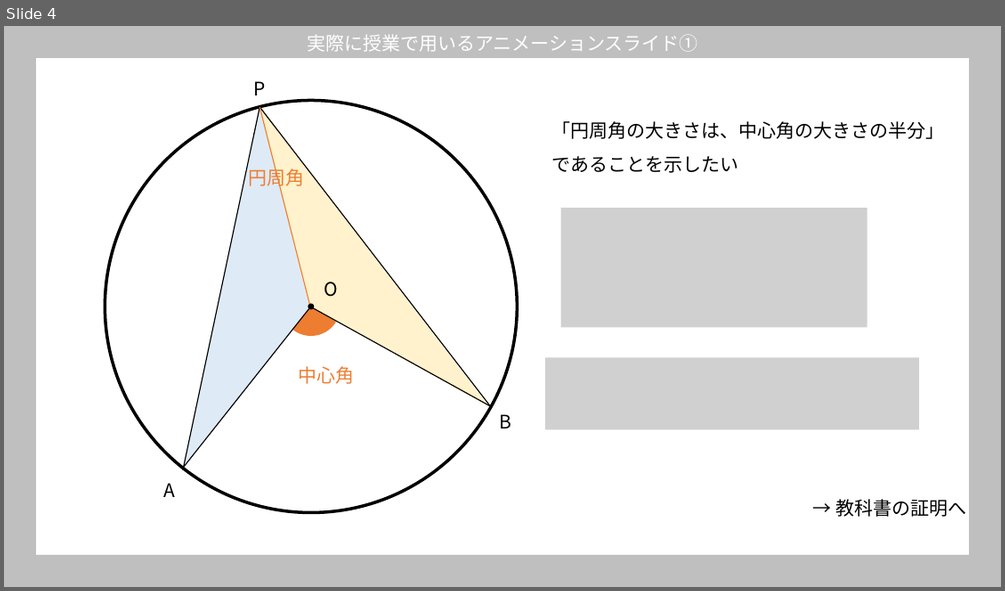
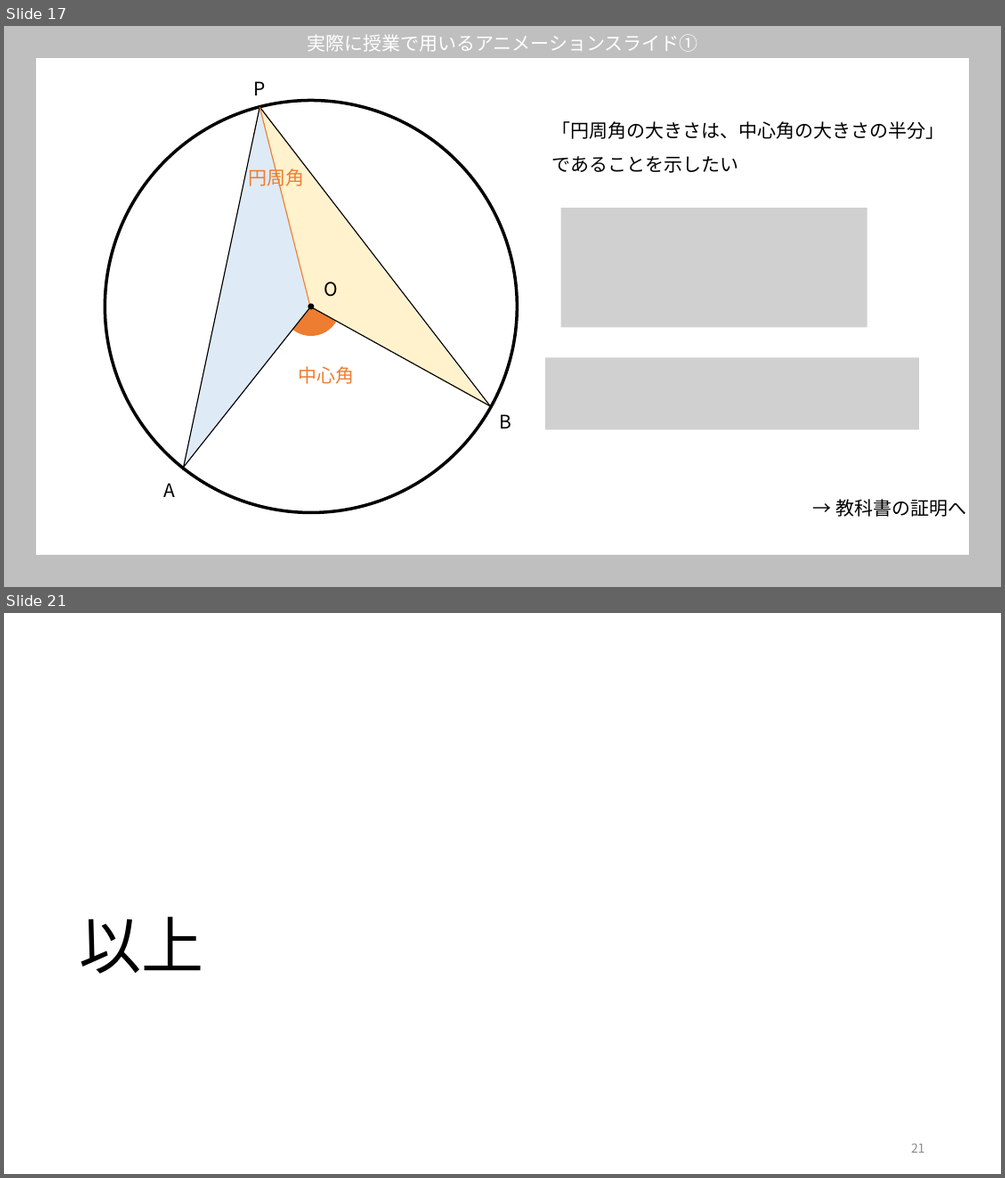
Before and after one commit to ogata222/ogata222.github.io, a slide deck: 円周角の定理_発表会用授業イメージ説明.pptx. Shown one above the other, each under a label of ours: slide 4 before the commit, slides 17 and 21 after it; the slides between them are not shown. The pictures are 1005x591 and 1005x1178 pixels, drawn with LibreOffice and Linux fonts; fonts in the diff are those of the drawing; grey boxes stand for pictures. Boxes give left, top, right and bottom in pixels: in the first picture for what was removed or moved away, otherwise in the second. Text is boxed around its words. In the diff, an @@ line names an element or a change of style, - is before the commit and + after.

```diff
--- a/円周角の定理_発表会用授業イメージ説明.pptx
+++ b/円周角の定理_発表会用授業イメージ説明.pptx
@@ slide 21 added at [4,613,1001,1174], background #FFFFFF @@
@@ title added at [80,916,204,973], 60 pt, text #000000 @@
+以上
@@ page number added at [911,1143,925,1152], 12 pt, text #8C8C8C @@
+21
@@ what was slide 4 is now slide 17 @@
```
Also in this commit, not shown: 3 slides changed, 15 other slides added, 4 slides removed.
